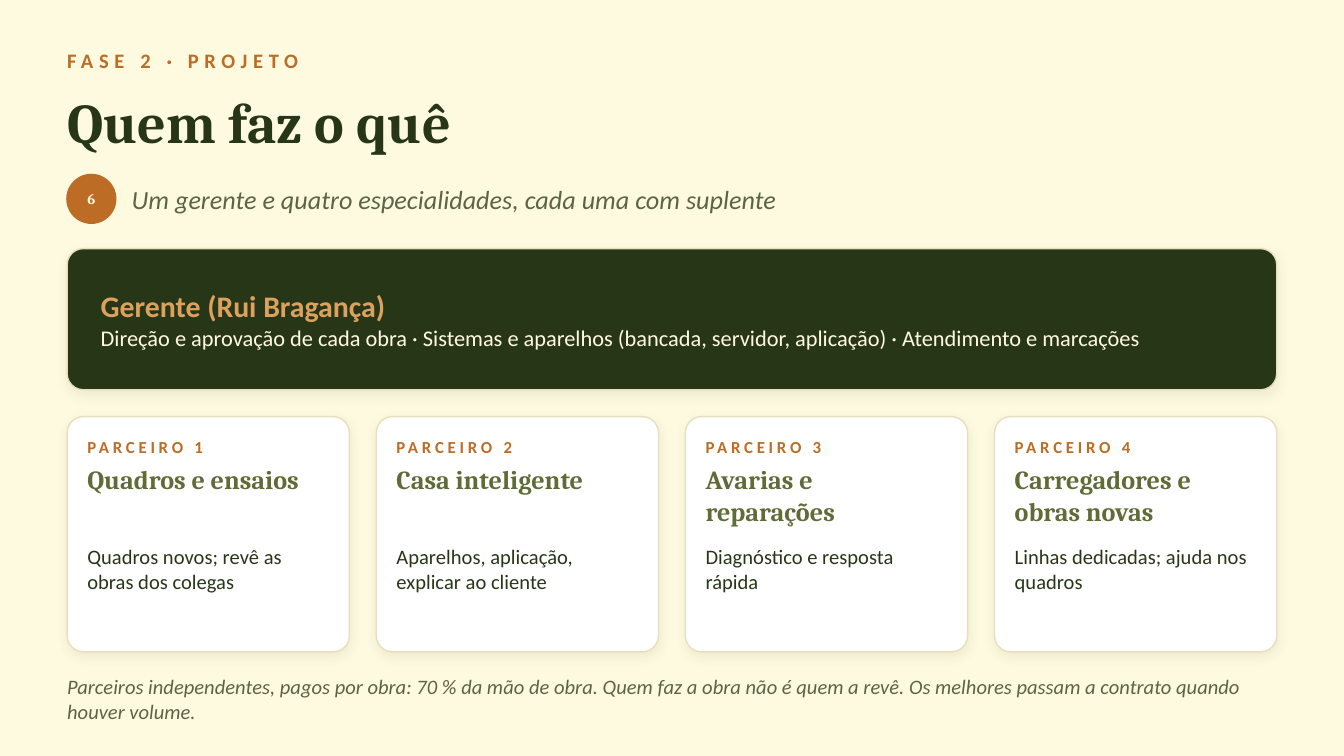
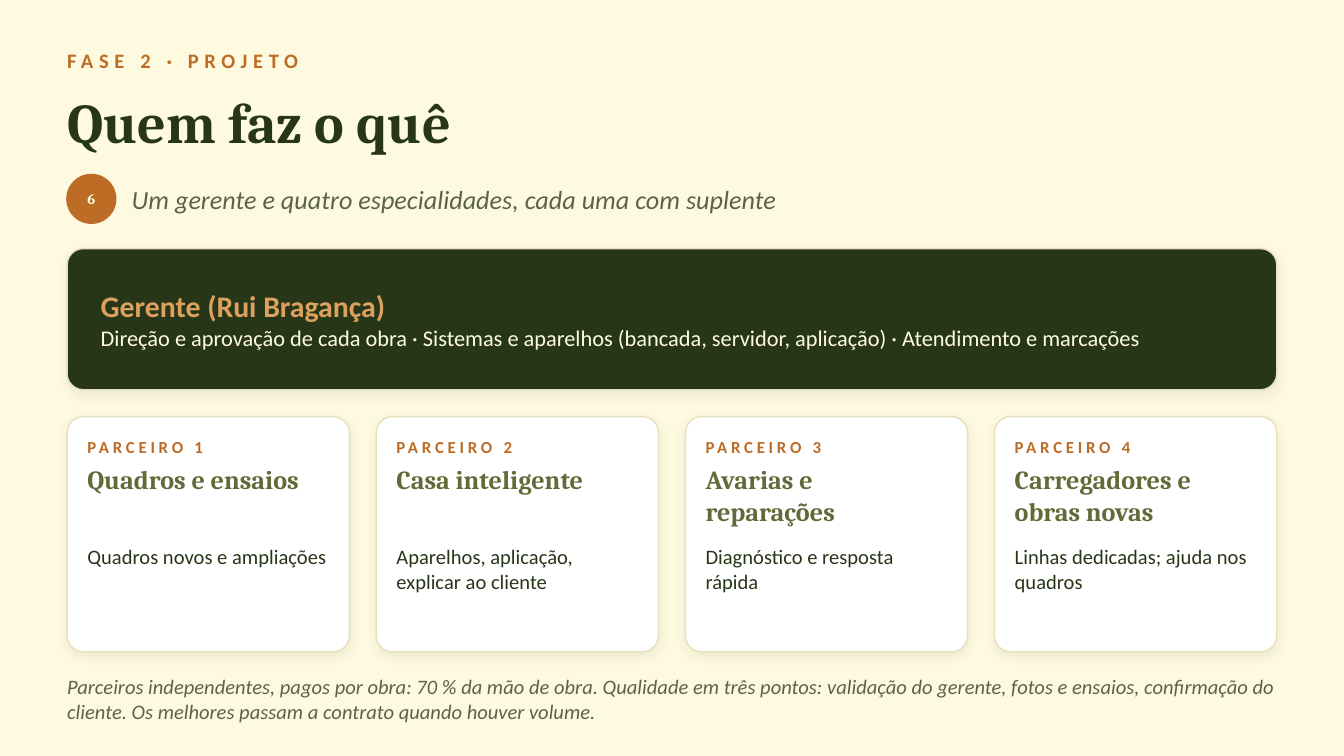
Before and after one commit to ruibraganca2014-coder/marketing-saas, a slide deck: slide 8 of domus-energia/negocio/Domus_Energia_Ideia_de_Negocio_v2.pptx. Drawn at 1344x756 pixels with LibreOffice and Linux fonts; fonts in the diff are those of the drawing. Boxes give left, top, right and bottom in pixels: in the first picture for what was removed or moved away, otherwise in the second. Text is boxed around its words. In the diff, an @@ line names an element or a change of style, - is before the commit and + after.

```diff
--- a/domus-energia/negocio/Domus_Energia_Ideia_de_Negocio_v2.pptx
+++ b/domus-energia/negocio/Domus_Energia_Ideia_de_Negocio_v2.pptx
@@ text at <box>87,549,326,568</box>: text changed @@
-Quadros novos; revê as obras dos colegas
+Quadros novos e ampliações
@@ text at <box>67,679,1274,723</box>: text changed @@
-Parceiros independentes, pagos por obra: 70 % da mão de obra. Quem faz a obra não é quem a revê. Os melhores passam a contrato quando houver volume.
+Parceiros independentes, pagos por obra: 70 % da mão de obra. Qualidade em três pontos: validação do gerente, fotos e ensaios, confirmação do cliente. Os melhores passam a contrato quando houver volume.
```
Also in this commit, not shown: 2 other slides changed, 3 other files.
